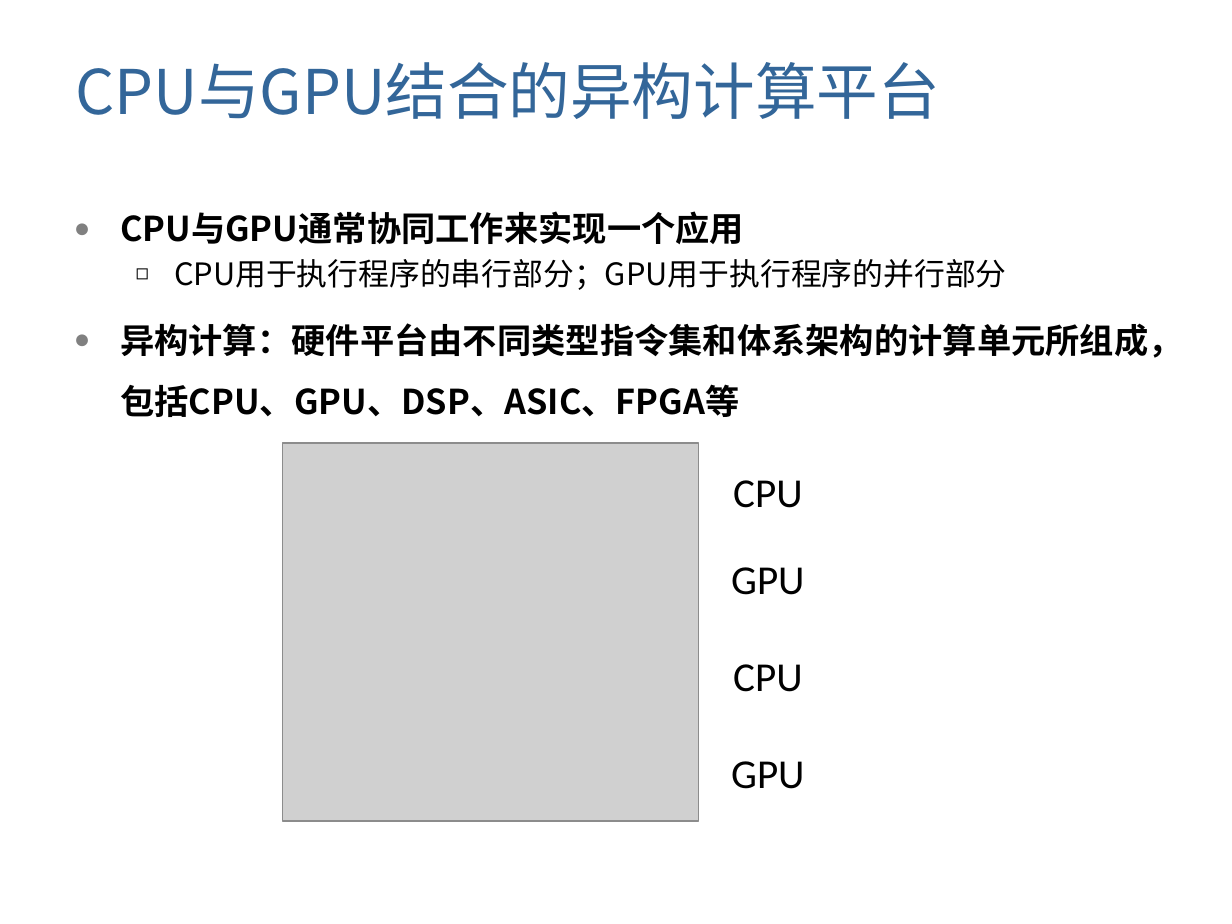
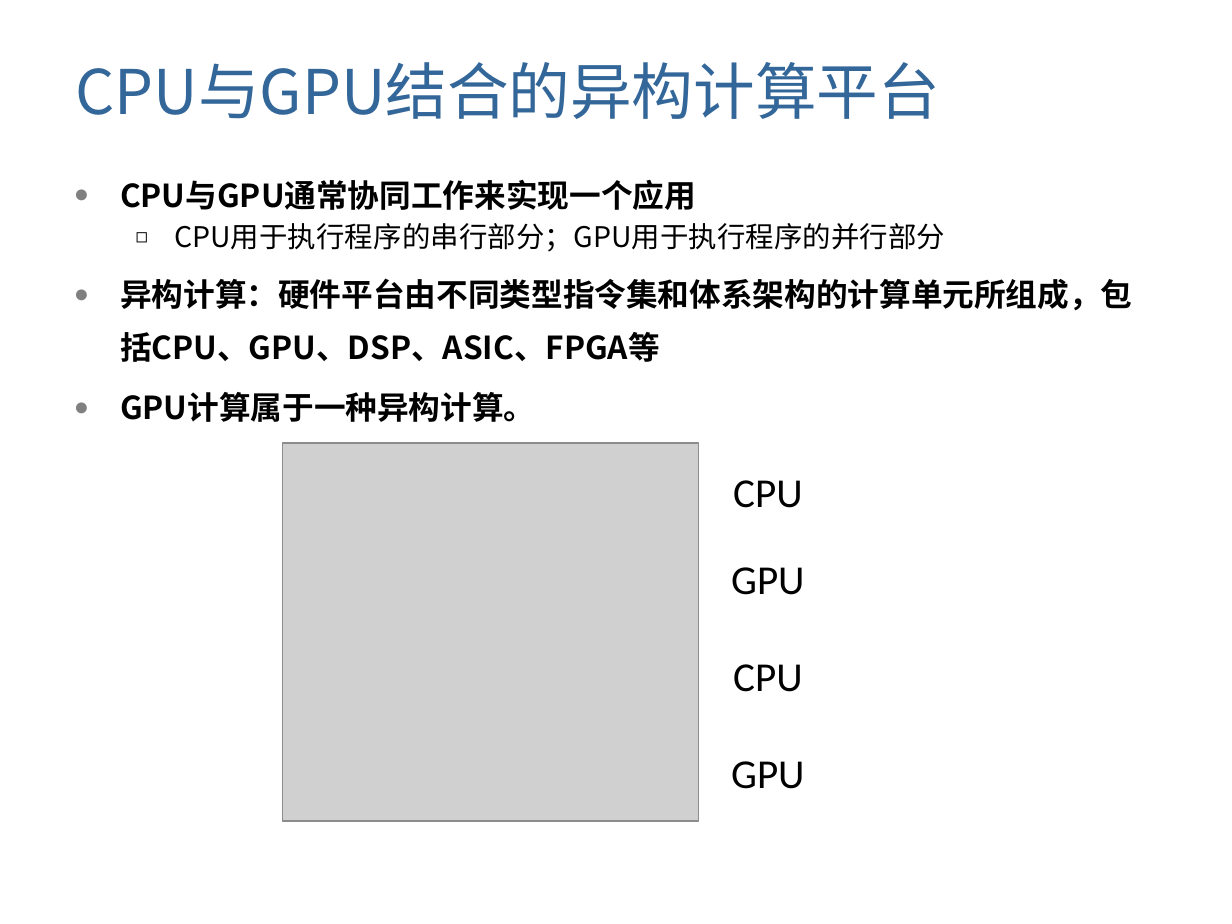
Before and after one commit to gulaoshi/gu.github.io, a slide deck: slide 27 of AdvOS/PPT+papers/L04-GPU.pptx. Drawn at 1232x924 pixels with LibreOffice and Linux fonts; fonts in the diff are those of the drawing; grey boxes stand for pictures; background and template pictures are left out. Boxes give left, top, right and bottom in pixels: in the first picture for what was removed or moved away, otherwise in the second. Text is boxed around its words. In the diff, an @@ line names an element or a change of style, - is before the commit and + after.

```diff
--- a/AdvOS/PPT+papers/L04-GPU.pptx
+++ b/AdvOS/PPT+papers/L04-GPU.pptx
@@ text "CPU与GPU通常协同工作来实现一个应用": place and size @@
-text "CPU与GPU通常协同工作来实现一个应用" at [120,211,1183,417]
+text "CPU与GPU通常协同工作来实现一个应用" at [120,179,1132,422]
@@ text at [120,179,1132,362]: size 20 to 18.5 pt in "CPU与GPU通常协同工作来实现一个应用", "异构计算：硬件平台由不同类型指令集和体系架构的计算单元所组成，包括CPU、GPU、DSP、ASIC、FPGA等"; size 18 to 16.6 pt in "CPU用于执行程序的串行部分；GPU用于执行程序的并行部分"; line spacing 1.5 to 1.4 @@
@@ text at [120,392,535,422]: paragraph added @@
+● GPU计算属于一种异构计算。
```
Also in this commit, not shown: 8 other slides changed.
